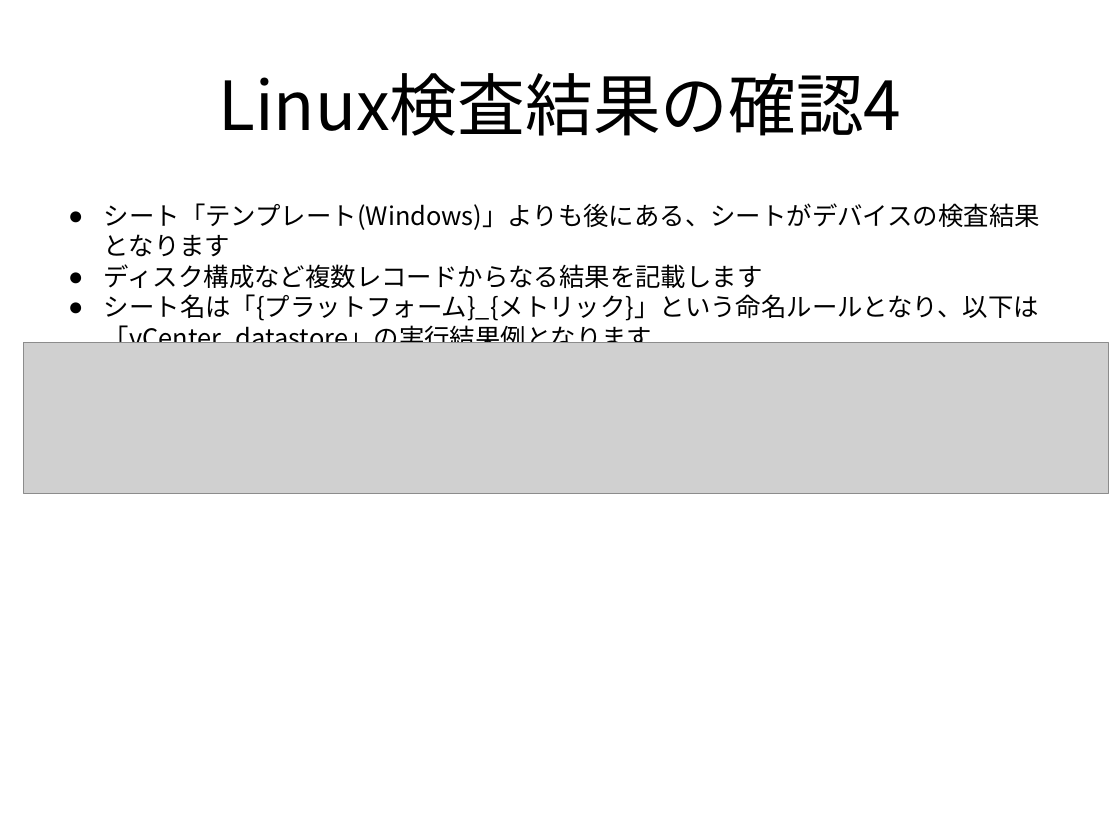
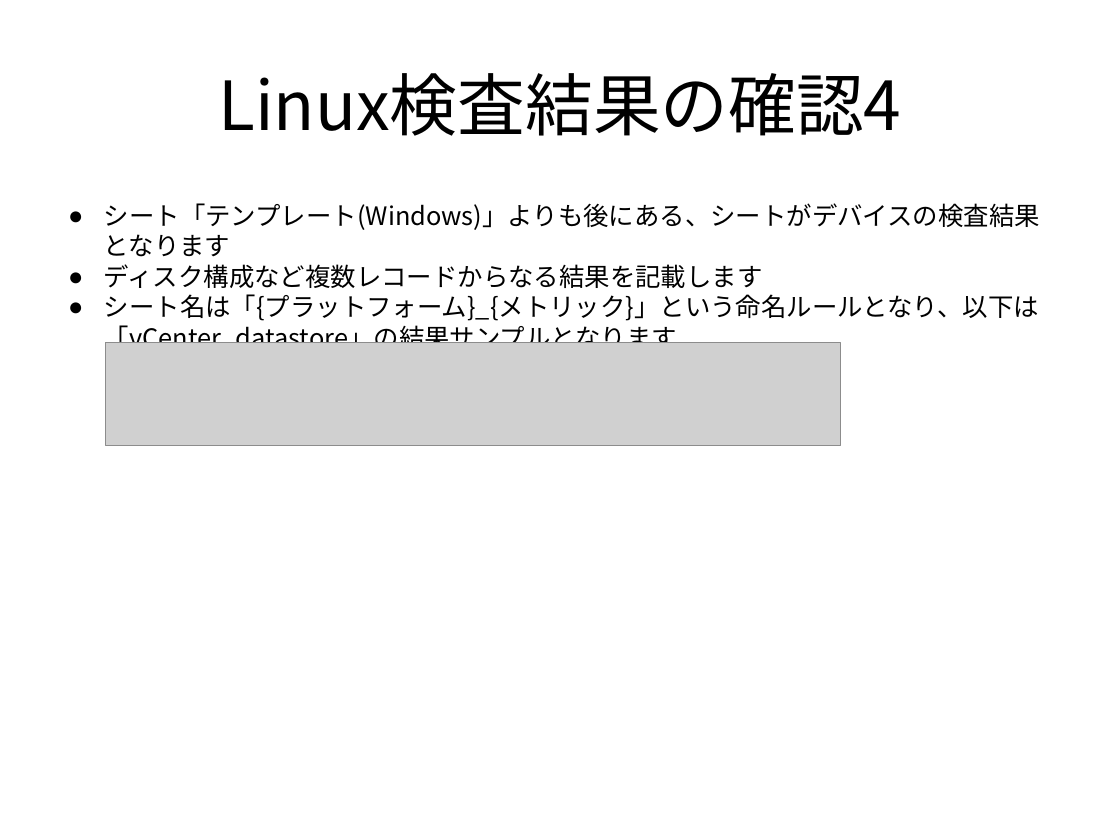
Before and after one commit to frsw3nr/gradle-server-acceptance, a slide deck: slide 38 of docs/jp/tutorial_test_pc.pptx. Drawn at 1120x840 pixels with LibreOffice and Linux fonts; fonts in the diff are those of the drawing; grey boxes stand for pictures. Boxes give left, top, right and bottom in pixels: in the first picture for what was removed or moved away, otherwise in the second. Text is boxed around its words. In the diff, an @@ line names an element or a change of style, - is before the commit and + after.

```diff
--- a/docs/jp/tutorial_test_pc.pptx
+++ b/docs/jp/tutorial_test_pc.pptx
@@ text at (104,294,1039,354): text changed @@
-● シート名は「{プラットフォーム}_{メトリック}」という命名ルールとなり、以下は「vCenter_datastore」の実行結果例となります
+● シート名は「{プラットフォーム}_{メトリック}」という命名ルールとなり、以下は「vCenter_datastore」の結果サンプルとなります
@@ picture: place and size @@
-picture at (24,343,1109,494)
+picture at (106,343,842,445)
```
Also in this commit, not shown: 10 other slides changed, 11 other files.
